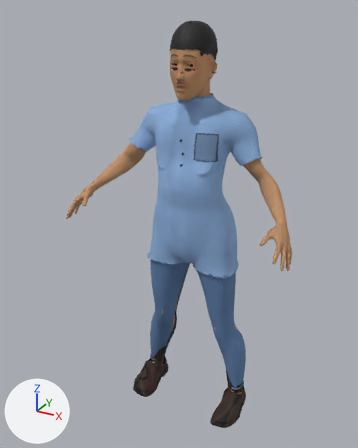
An edit to the glTF model studio/public/assets/characters/char.remaja-laki/char.remaja-laki.glb, drawn before and after from the same camera.
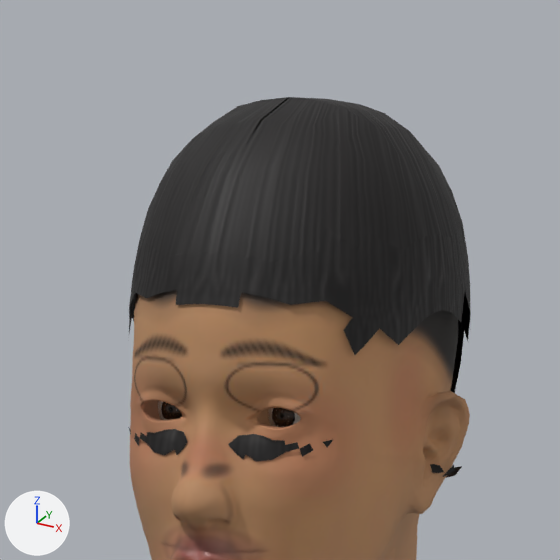
Each version is shown whole from a camera (50 mm lens) standing at (0.804, -1.613, 1.609) and looking at (-0.039, -0.081, 0.843), then close up on the part from 42% to 64% of the width and 2% to 19% of the height. Lighting does not change. The marker at lower left points along +X, +Y and +Z. The older version's two pictures come first. Vertices at exactly the same position are counted once.

The first close-up shows 'char.remaja-laki-mesh'.
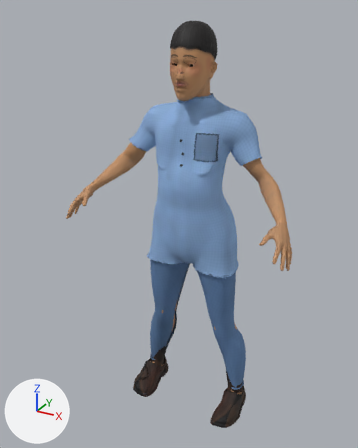
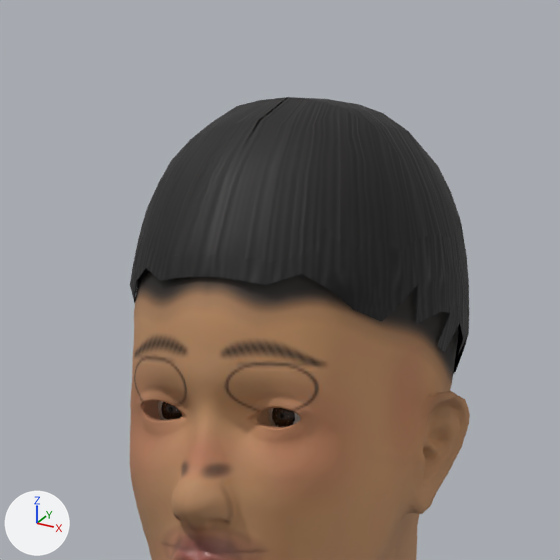
Pixel boxes [x1, y1, x2, y2] of what changed, in the close-ups (560 x 560 px):
'char.remaja-laki-mesh', reshaped: before [128, 97, 471, 560]; after [130, 97, 470, 560]
part 1 of me_char_remaja_laki, deleted: before [128, 427, 462, 478]
part 2 of me_char_remaja_laki, reshaped: before [129, 226, 461, 393]; after [130, 227, 469, 374]

Patch to the scene script:
```diff
--- a/studio/public/assets/characters/char.remaja-laki/char.remaja-laki.glb.py
+++ b/studio/public/assets/characters/char.remaja-laki/char.remaja-laki.glb.py
@@ me_char_remaja_laki @@
 # used by ob_char_remaja_laki_mesh; location = (0.0, 0.0, 0.0)
-me_char_remaja_laki.from_pydata(...)  # 21601 vertices, 41393 faces; spans x -0.45..0.45, y -0.29..0.11, z -0.01..1.57
+me_char_remaja_laki.from_pydata(...)  # 21233 vertices, 40857 faces; spans x -0.45..0.45, y -0.29..0.11, z -0.01..1.57
+# me_char_remaja_laki part 1: 12 loose pieces with 324 vertices, spanning x -0.08..0.08, y -0.14..-0.03, z 1.4..1.44, are deleted
+# me_char_remaja_laki part 2
+# 66 vertices are removed from x -0.07..0.07, y -0.14..0.04, z 1.4..1.5
+# 142 faces are deleted
+# 1 vertex moves within x 0.0, y -0.14, z 1.5
+# 22 vertices are added at x -0.07..0.07, y -0.12..0.03, z 1.43..1.49
+# 68 new faces join them, mat_hair
 me_char_remaja_laki.materials.append(mat_skin)
```
